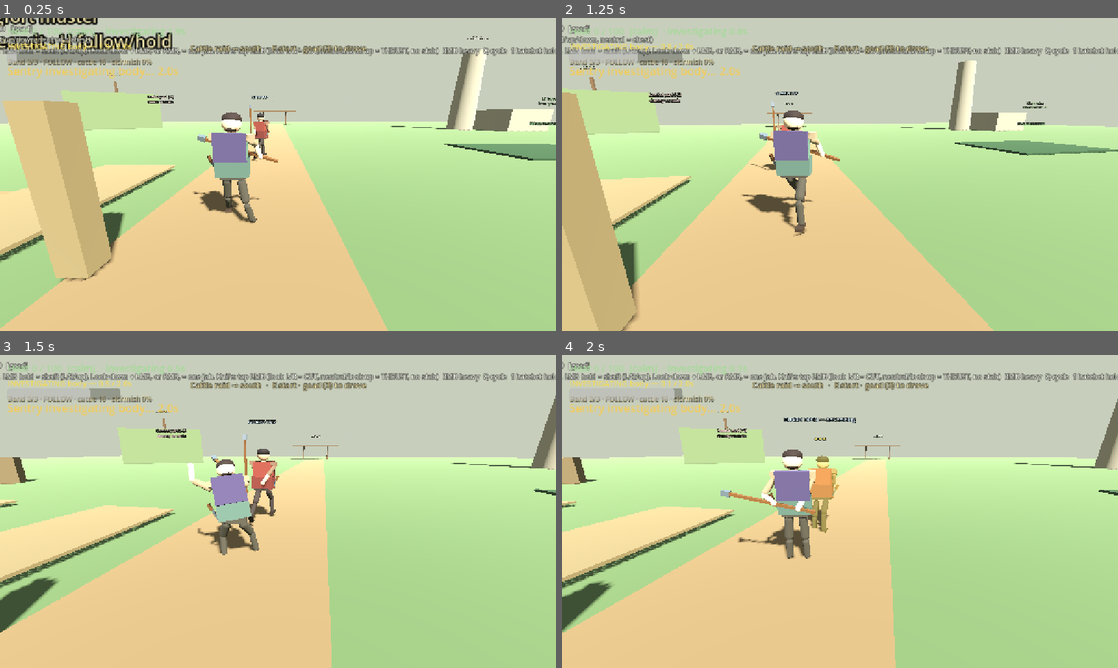
Above: before the commit, frames 1-4 (two rows, left to right).
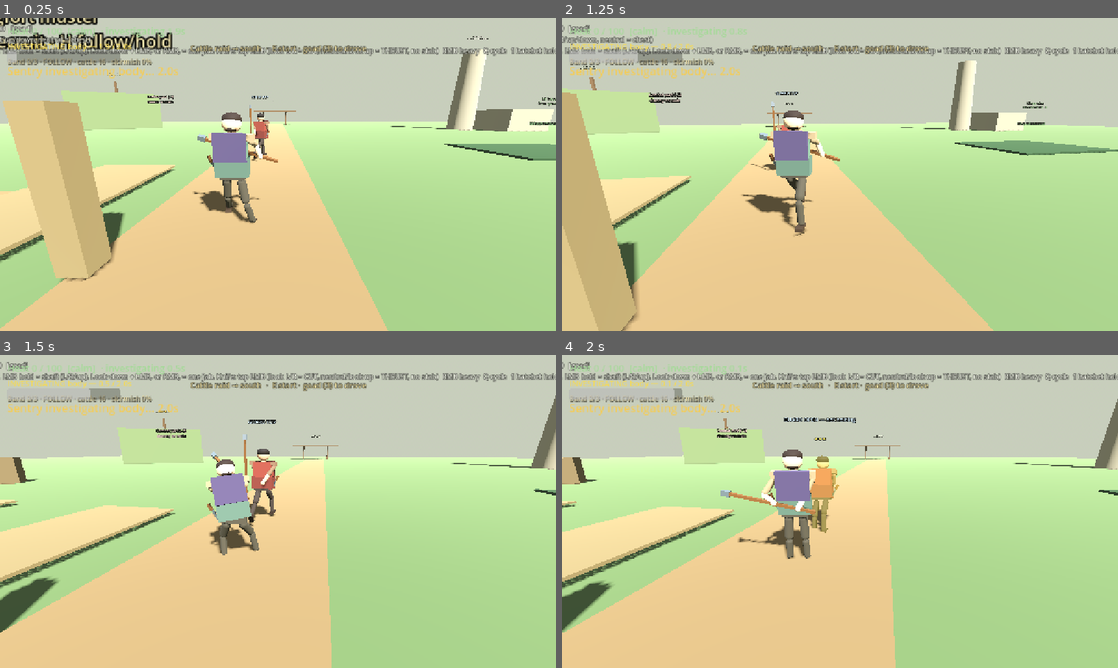
Above: after the commit, the same moments.

Repository: fortins4/devPlayground
Game: Godot game, scene res://scenes/main/main.tscn
The game is run twice, just before and just after one commit, with the same random seed, the same clock (stepped at 60 frames per second) and the same inputs.
Inputs (mouse positions are in pixels of both pictures, inside the frame that each line leads up to):
- Up to frame 1 (0.25 s): no input
- Up to frame 2 (1.25 s): tap Enter at 0.5 s; move the mouse to (867, 174) at 0.52 s; hold W (move_forward) from 0.53 s (still down); hold Right mouse button (attack_heavy) from 0.53 s (still down); click (867, 174) at 0.67 s; tap Space (jump) at 0.77 s
- Up to frame 3 (1.5 s): keep holding W (move_forward); move the mouse to (250, 511) at 1.27 s; release Right mouse button (attack_heavy) at 1.28 s; click (250, 511) at 1.35 s
- Up to frame 4 (2 s): keep holding W (move_forward); tap Space (jump) at 1.52 s

Frames 1-2 are identical in both runs. In frame 3, 0.2% of the frame differs, in the area x 33-45%, y 30-58%; in frame 4, nothing differs.

Commit message:
fix(combat): seat charged side shaft closer so palms hit stations
0.38m face hold left IK short of the fixed stations (0.17m gap).
Hold at 0.30m with a light micro-clear so both palms land spaced.

Diff:
--- a/scripts/characters/player/player_controller.gd
+++ b/scripts/characters/player/player_controller.gd
@@ -1807,7 +1807,7 @@
 	var mid_sh: Vector3 = (r_sh + l_sh) * 0.5
 	var swing_mid_y := (butt_w.y + tip_w.y) * 0.5
 	# Hold the wood just ahead of the chest — close enough for both palms.
-	var grip_mid: Vector3 = mid_sh + face * 0.38
+	var grip_mid: Vector3 = mid_sh + face * 0.30
 	grip_mid.y = clampf(swing_mid_y, mid_sh.y - 0.10, mid_sh.y + 0.40)
 	# ~42cm of shaft between palms (readable two-hand swing).
 	var spacing := 0.42
@@ -1836,11 +1836,11 @@
 			var rel: Vector3 = p - torso.global_position
 			var ahead := rel.dot(face)
 			var side := rel - face * ahead
-			if absf(side.x) + absf(side.z) < 0.55 and absf(rel.y) < 0.55 and ahead < 0.30:
-				need = maxf(need, 0.30 - ahead)
+			if side.length() < 0.50 and absf(rel.y) < 0.55 and ahead < 0.28:
+				need = maxf(need, 0.28 - ahead)
 		if need > 0.001:
-			butt_w += face * minf(need, 0.22)
-			tip_w += face * minf(need, 0.22)
+			butt_w += face * minf(need, 0.16)
+			tip_w += face * minf(need, 0.16)
 	return [butt_w, tip_w]
 
 
